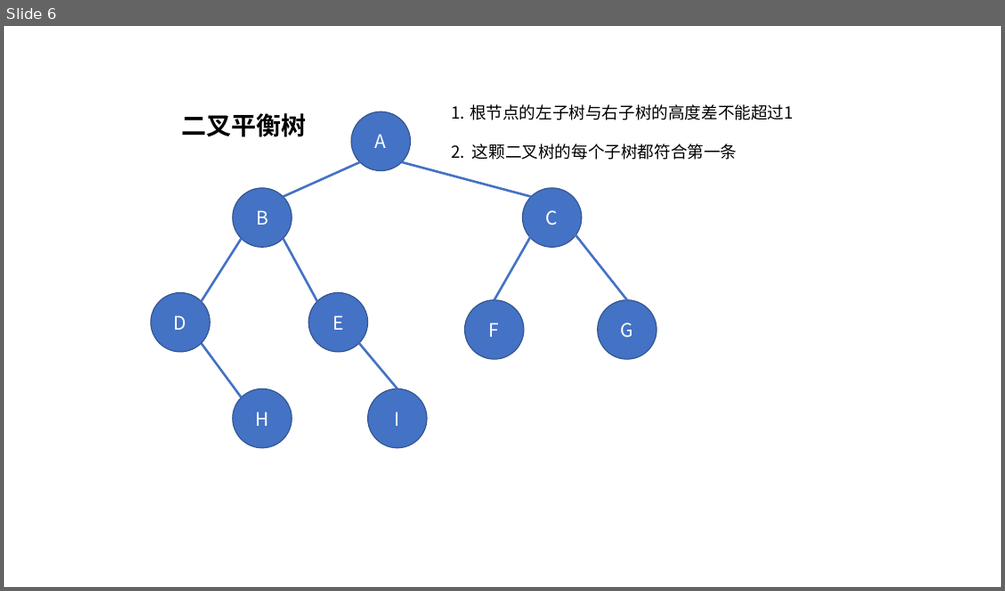
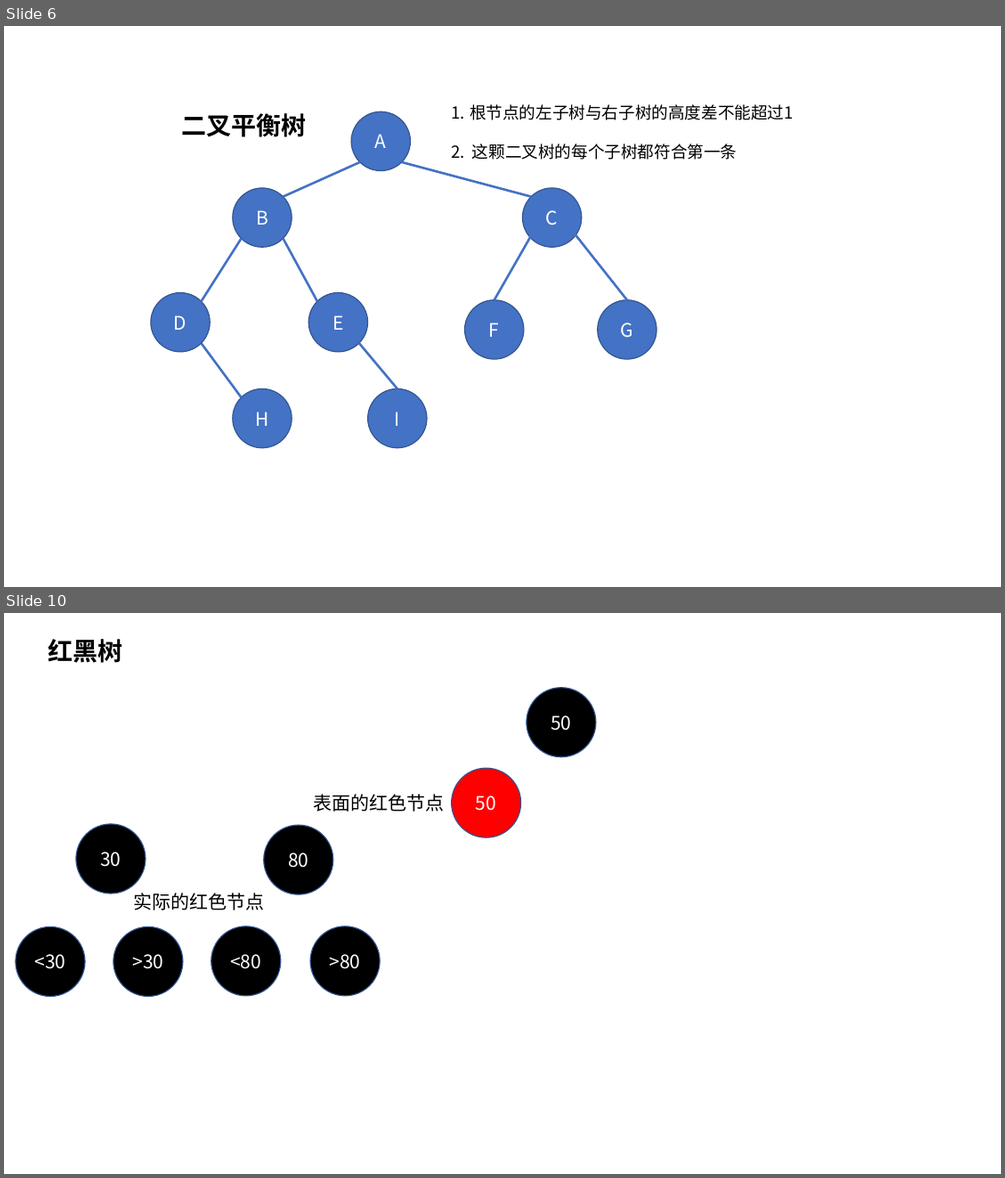
Before and after one commit to CDaLoong/AlgorithmToPractice, a slide deck: JavaScript语言/树相关/ppt/二叉树图形.pptx. Shown one above the other, each under a label of ours: slide 6 before the commit, slides 6 and 10 after it; the slides between them are not shown. The pictures are 1005x591 and 1005x1178 pixels, drawn with LibreOffice and Linux fonts; fonts in the diff are those of the drawing. Boxes give left, top, right and bottom in pixels: in the first picture for what was removed or moved away, otherwise in the second. Text is boxed around its words. In the diff, an @@ line names an element or a change of style, - is before the commit and + after.

```diff
--- a/JavaScript语言/树相关/ppt/二叉树图形.pptx
+++ b/JavaScript语言/树相关/ppt/二叉树图形.pptx
@@ slide 10 added at (x1=4, y1=613, x2=1001, y2=1174), background #FFFFFF @@
@@ text added at (x1=48, y1=639, x2=123, y2=663), 24 pt, text #000000, bold @@
+红黑树
@@ ellipse added at (x1=526, y1=688, x2=596, y2=757), fill #000000, outline #325491 1 pt, 18 pt, text #FFFFFF @@
+50
@@ ellipse added at (x1=451, y1=768, x2=521, y2=837), fill #FF0000, outline #325491 1 pt, 18 pt, text #FFFFFF @@
+50
@@ text added at (x1=314, y1=794, x2=445, y2=811), 18 pt, text #000000 @@
+表面的红色节点
@@ ellipse added at (x1=76, y1=824, x2=146, y2=893), fill #000000, outline #325491 1 pt, 18 pt, text #FFFFFF @@
+30
@@ ellipse added at (x1=264, y1=825, x2=333, y2=894), fill #000000, outline #325491 1 pt, 18 pt, text #FFFFFF @@
+80
@@ text added at (x1=134, y1=892, x2=265, y2=910), 18 pt, text #000000 @@
+实际的红色节点
@@ ellipse added at (x1=16, y1=927, x2=85, y2=997), fill #000000, outline #325491 1 pt, 18 pt, text #FFFFFF @@
+<30
@@ ellipse added at (x1=113, y1=927, x2=183, y2=997), fill #000000, outline #325491 1 pt, 18 pt, text #FFFFFF @@
+>30
@@ ellipse added at (x1=211, y1=926, x2=281, y2=996), fill #000000, outline #325491 1 pt, 18 pt, text #FFFFFF @@
+<80
@@ ellipse added at (x1=310, y1=926, x2=380, y2=996), fill #000000, outline #325491 1 pt, 18 pt, text #FFFFFF @@
+>80
```
Also in this commit, not shown: 1 slide changed, 2 other slides added, 3 other files.
